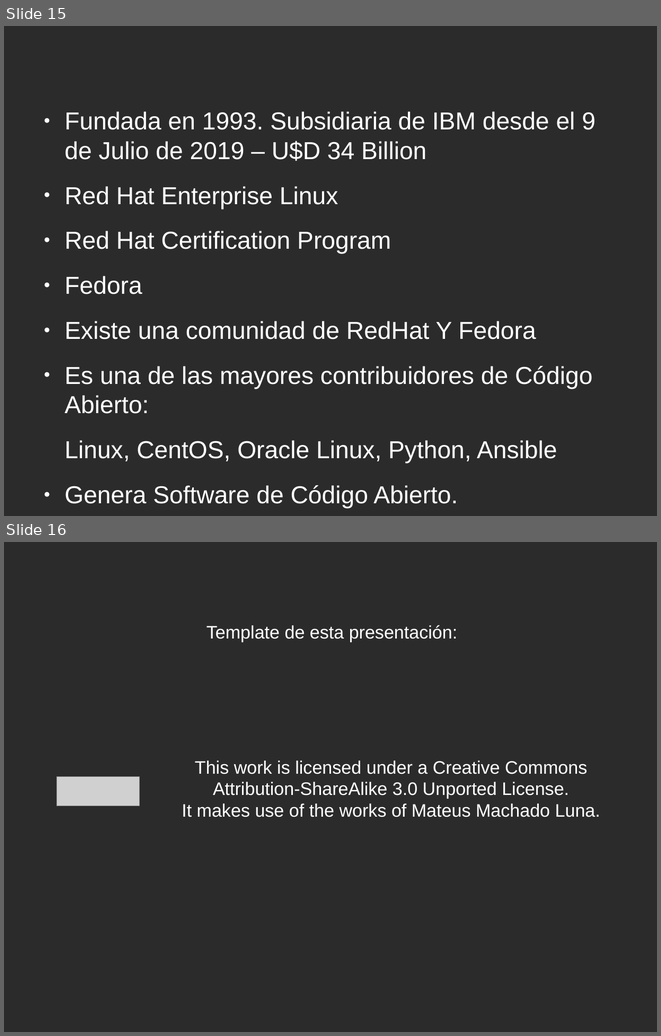
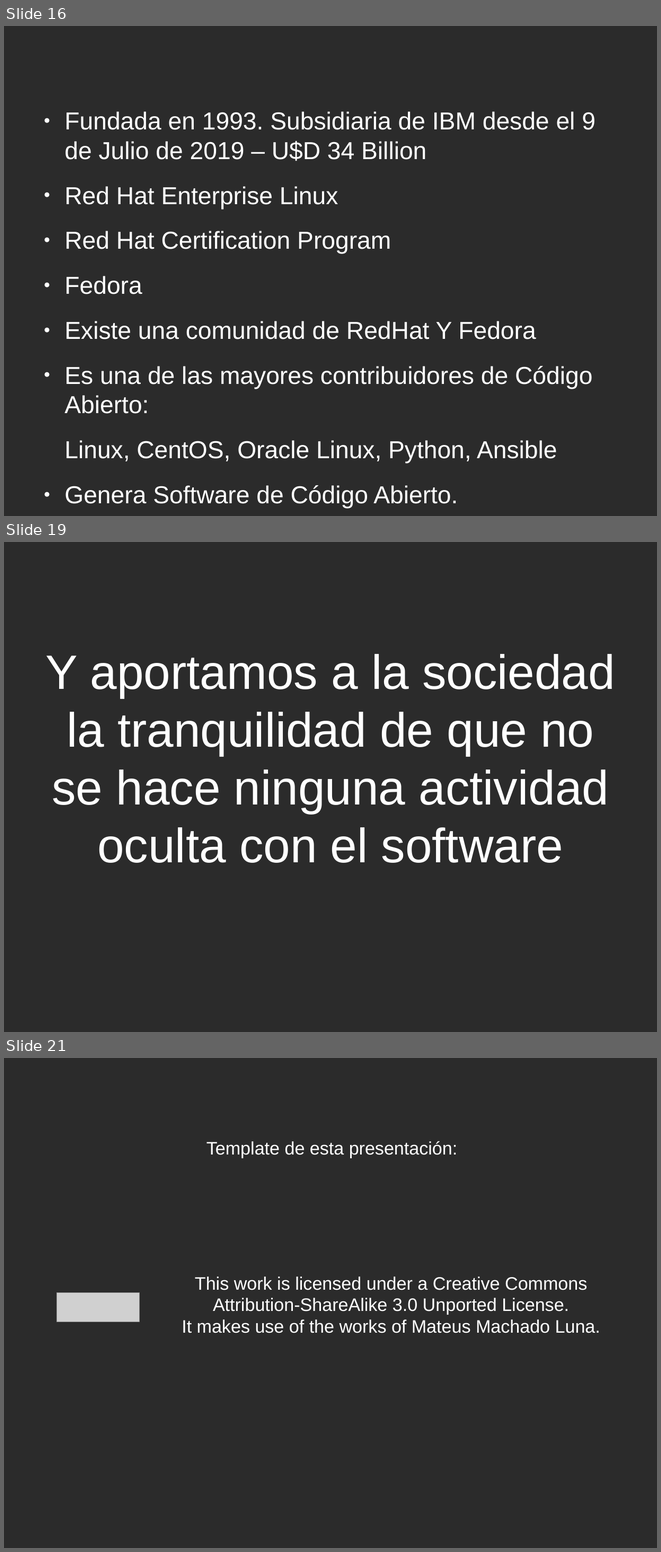
Before and after one commit to eamanu/Talks, a slide deck: 2019/JornadaEmpredendedorUNLAR/EmprendiendoConSoftwareLibre.odp. Shown one above the other, each under a label of ours: slides 15 and 16 before the commit, slides 16, 19 and 21 after it; the slides between them are not shown. The pictures are 661x1036 and 661x1552 pixels, drawn with LibreOffice and Linux fonts; fonts in the diff are those of the drawing; grey boxes stand for pictures; background and template pictures are left out; a plain dark background stands for a picture behind light text. Boxes give left, top, right and bottom in pixels: in the first picture for what was removed or moved away, otherwise in the second. Text is boxed around its words. In the diff, an @@ line names an element or a change of style, - is before the commit and + after.

```diff
--- a/2019/JornadaEmpredendedorUNLAR/EmprendiendoConSoftwareLibre.odp
+++ b/2019/JornadaEmpredendedorUNLAR/EmprendiendoConSoftwareLibre.odp
@@ slide 19 added at box(4, 542, 657, 1032), background picture (left out) @@
@@ title added at box(46, 654, 615, 863), 58.6 pt, text #FFFFFF @@
+Y aportamos a la sociedad la tranquilidad de que no se hace ninguna actividad oculta con el software
@@ what was slide 15 is now slide 16 @@
@@ what was slide 16 is now slide 21 @@
```
Also in this commit, not shown: 4 other slides added.
